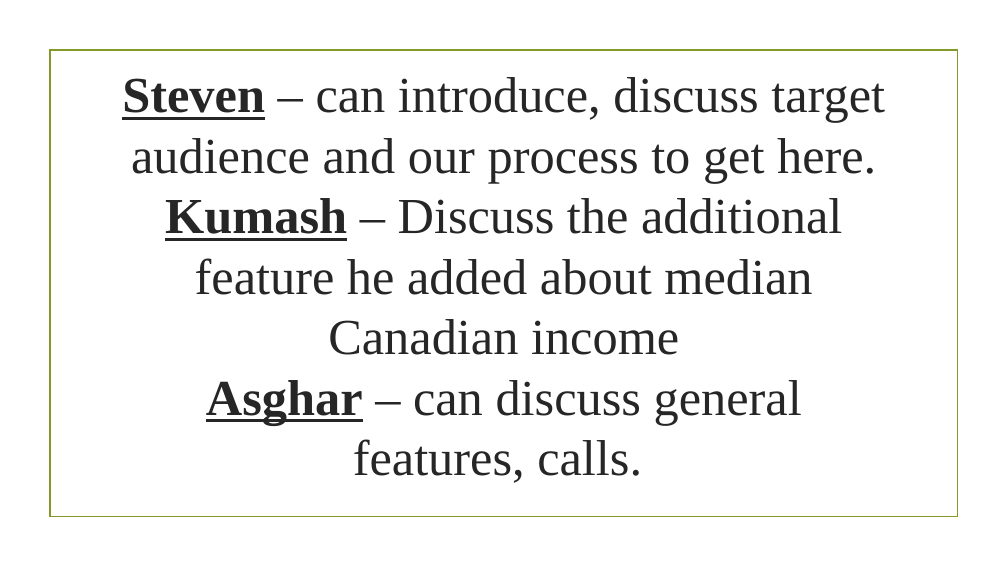
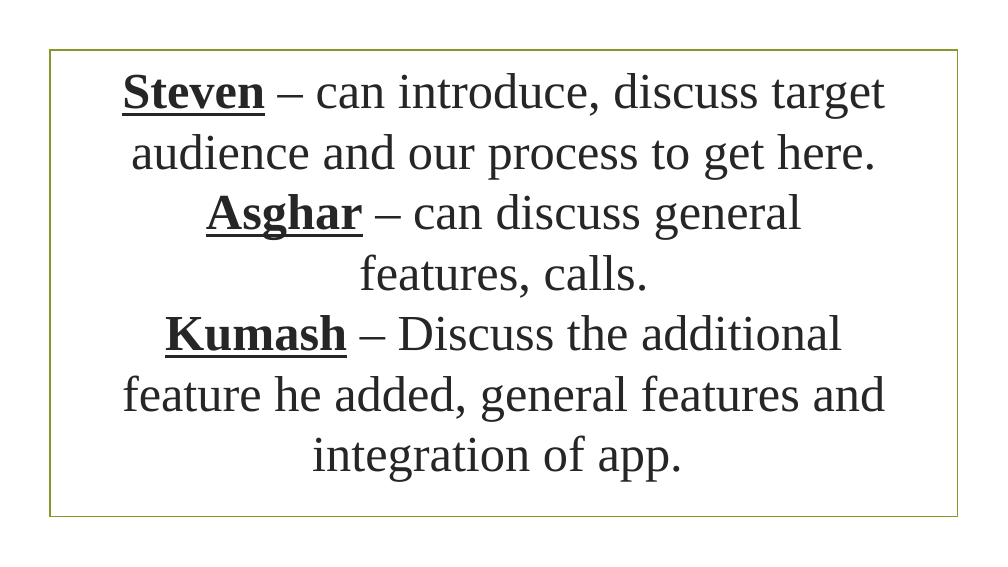
Before and after one commit to StevenTraboulay/StockApp.github.io, a slide deck: slide 2 of Rough work/Project Presentation.pptx. Drawn at 1008x567 pixels with LibreOffice and Linux fonts; fonts in the diff are those of the drawing; background and template pictures are left out. Boxes give left, top, right and bottom in pixels: in the first picture for what was removed or moved away, otherwise in the second. Text is boxed around its words. In the diff, an @@ line names an element or a change of style, - is before the commit and + after.

Commit message:
updated presentation

```diff
--- a/Rough work/Project Presentation.pptx
+++ b/Rough work/Project Presentation.pptx
@@ title at <box>122,134,886,482</box>: text changed @@
-Steven – can introduce, discuss target audience and our process to get here.
-Kumash – Discuss the additional feature he added about median Canadian income
-Asghar – can discuss general features, calls.
+Steven – can introduce, discuss target audience and our process to get here.
+Asghar – can discuss general features, calls.
+Kumash – Discuss the additional feature he added, general features and integration of app.
```
Also in this commit, not shown: 4 other slides changed.
